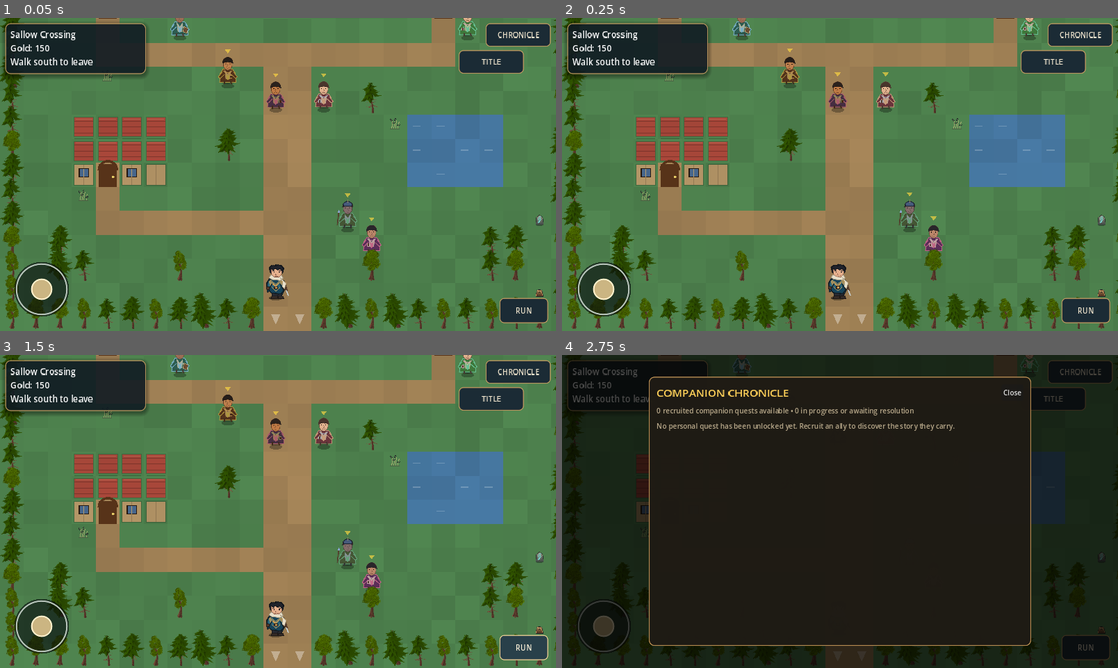
Above: before the commit, frames 1-4 (two rows, left to right).
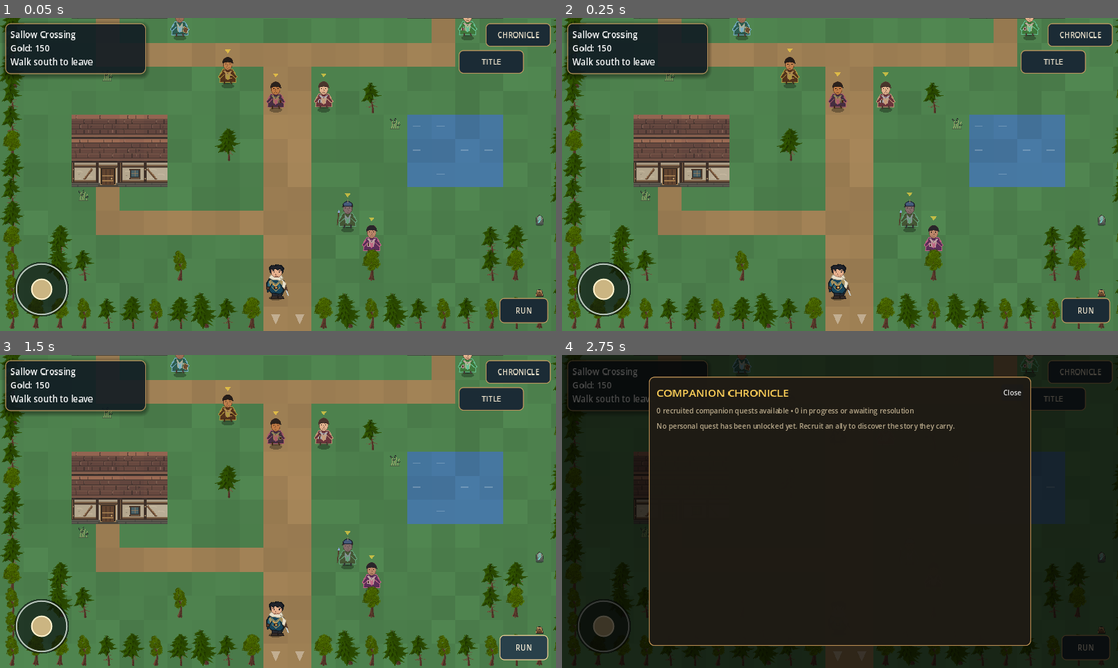
Above: after the commit, the same moments.

Repository: ninjun42215-gif/KindleWake
Game: Godot game, scene res://Location.tscn
Two runs of this game, one before a commit and one after it. Both use one fixed random seed, a clock stepped at 60 frames per second and the inputs below. This scene is started directly instead of the project's main scene.
Inputs:
- Up to frame 1 (0.05 s): no input
- Up to frame 2 (0.25 s): no input
- Up to frame 3 (1.5 s): click "RUN" at 0.5 s; click "RUN: ON" at 1.25 s
- Up to frame 4 (2.75 s): click "CHRONICLE" at 2 s

The runs differ from the first frame. In frame 1, 3.9% of the frame differs, in the area x 12-91%, y 0-54%; in frame 2, 3.9%; in frame 3, 3.9%; in frame 4, 0.1%.

Commit message:
Render local roofs, facades and masonry from original tile atlas

Diff:
--- a/Kindlewake/scripts/ui/location_scene.gd
+++ b/Kindlewake/scripts/ui/location_scene.gd
@@ -1,4 +1,7 @@
 extends Node2D
+
+# Original 11-cell, 48px atlas for local roofs, timber facades, doors and masonry.
+const LOCAL_ARCHITECTURE_ATLAS: Texture2D = preload("res://assets/art/tiles/local_architecture.svg")
 
 const CharacterSheetScript = preload("res://scripts/core/character_sheet.gd")
 
@@ -1056,35 +1059,21 @@
         draw_rect(full, _shade(Color(0.30, 0.50, 0.30), c, 0.12))
     match t:
         "#":
-            draw_rect(full, _shade(Color(0.46, 0.46, 0.49), c, 0.1))
-            for r in range(3):
-                var yy: float = o.y + TILE * (0.17 + 0.33 * float(r))
-                draw_line(Vector2(o.x, yy), Vector2(o.x + TILE, yy), Color(0, 0, 0, 0.28), 1.5)
-                var off: float = TILE * (0.25 if r % 2 == 0 else 0.7)
-                draw_line(Vector2(o.x + off, yy), Vector2(o.x + off, yy + TILE * 0.33), Color(0, 0, 0, 0.28), 1.5)
-        "r", "b":
-            var col: Color = Color(0.64, 0.27, 0.22) if t == "r" else Color(0.26, 0.42, 0.60)
-            var roof_rect := Rect2(o + Vector2(5, 5), Vector2(TILE - 10, TILE - 10))
-            draw_rect(roof_rect.grow(1.5), Color(0, 0, 0, 0.18))
-            draw_rect(roof_rect, _shade(col, c, 0.08))
-            for r in range(4):
-                var yy2: float = o.y + TILE * 0.25 * float(r + 1)
-                draw_line(Vector2(o.x + 5, yy2), Vector2(o.x + TILE - 5, yy2), Color(0, 0, 0, 0.25), 1.5)
-            draw_line(o + Vector2(7, 8), o + Vector2(TILE - 7, 8), Color(1, 0.88, 0.68, 0.18), 1.0)
+            var stone_variant: int = 9 if h <= 0.5 else 10
+            draw_texture_rect_region(LOCAL_ARCHITECTURE_ATLAS, full, Rect2(float(stone_variant) * TILE, 0.0, TILE, TILE))
+        "r":
+            var clay_variant: int = 0 if h <= 0.5 else 1
+            draw_texture_rect_region(LOCAL_ARCHITECTURE_ATLAS, full, Rect2(float(clay_variant) * TILE, 0.0, TILE, TILE))
+        "b":
+            var slate_variant: int = 2 if h <= 0.5 else 3
+            draw_texture_rect_region(LOCAL_ARCHITECTURE_ATLAS, full, Rect2(float(slate_variant) * TILE, 0.0, TILE, TILE))
         "w":
-            var wall_rect := Rect2(o + Vector2(5, 4), Vector2(TILE - 10, TILE - 8))
-            draw_rect(wall_rect.grow(1.5), Color(0, 0, 0, 0.2))
-            draw_rect(wall_rect, _shade(Color(0.70, 0.58, 0.40), c, 0.06))
-            draw_line(o + Vector2(TILE * 0.5, 4), o + Vector2(TILE * 0.5, TILE - 4), Color(0, 0, 0, 0.18), 1.5)
-            if h > 0.35:
-                var window_rect := Rect2(o + Vector2(TILE * 0.31, TILE * 0.24), Vector2(TILE * 0.38, TILE * 0.34))
-                draw_rect(window_rect, Color(0.28, 0.40, 0.55))
-                draw_rect(window_rect, Color(0.15, 0.1, 0.06), false, 2.0)
-                draw_line(window_rect.position + Vector2(window_rect.size.x * 0.5, 0), window_rect.position + Vector2(window_rect.size.x * 0.5, window_rect.size.y), Color(0.72, 0.61, 0.42), 1.0)
+            var facade_variant: int = 4 if h <= 0.5 else 5
+            if h > 0.82:
+                facade_variant = 6 if h <= 0.91 else 7
+            draw_texture_rect_region(LOCAL_ARCHITECTURE_ATLAS, full, Rect2(float(facade_variant) * TILE, 0.0, TILE, TILE))
         "1", "2", "3", "4":
-            draw_rect(Rect2(o + Vector2(TILE * 0.12, TILE * 0.05), Vector2(TILE * 0.76, TILE * 0.95)), Color(0.34, 0.20, 0.10))
-            draw_arc(o + Vector2(TILE * 0.5, TILE * 0.3), TILE * 0.38, PI, TAU, 10, Color(0.34, 0.20, 0.10), 5.0)
-            draw_circle(o + Vector2(TILE * 0.72, TILE * 0.58), 2.5, Color(0.9, 0.8, 0.4))
+            draw_texture_rect_region(LOCAL_ARCHITECTURE_ATLAS, full, Rect2(8.0 * TILE, 0.0, TILE, TILE))
         "E":
             draw_colored_polygon(PackedVector2Array([o + Vector2(TILE * 0.3, TILE * 0.3), o + Vector2(TILE * 0.7, TILE * 0.3), o + Vector2(TILE * 0.5, TILE * 0.72)]), Color(1, 1, 1, 0.35))
         "~":
